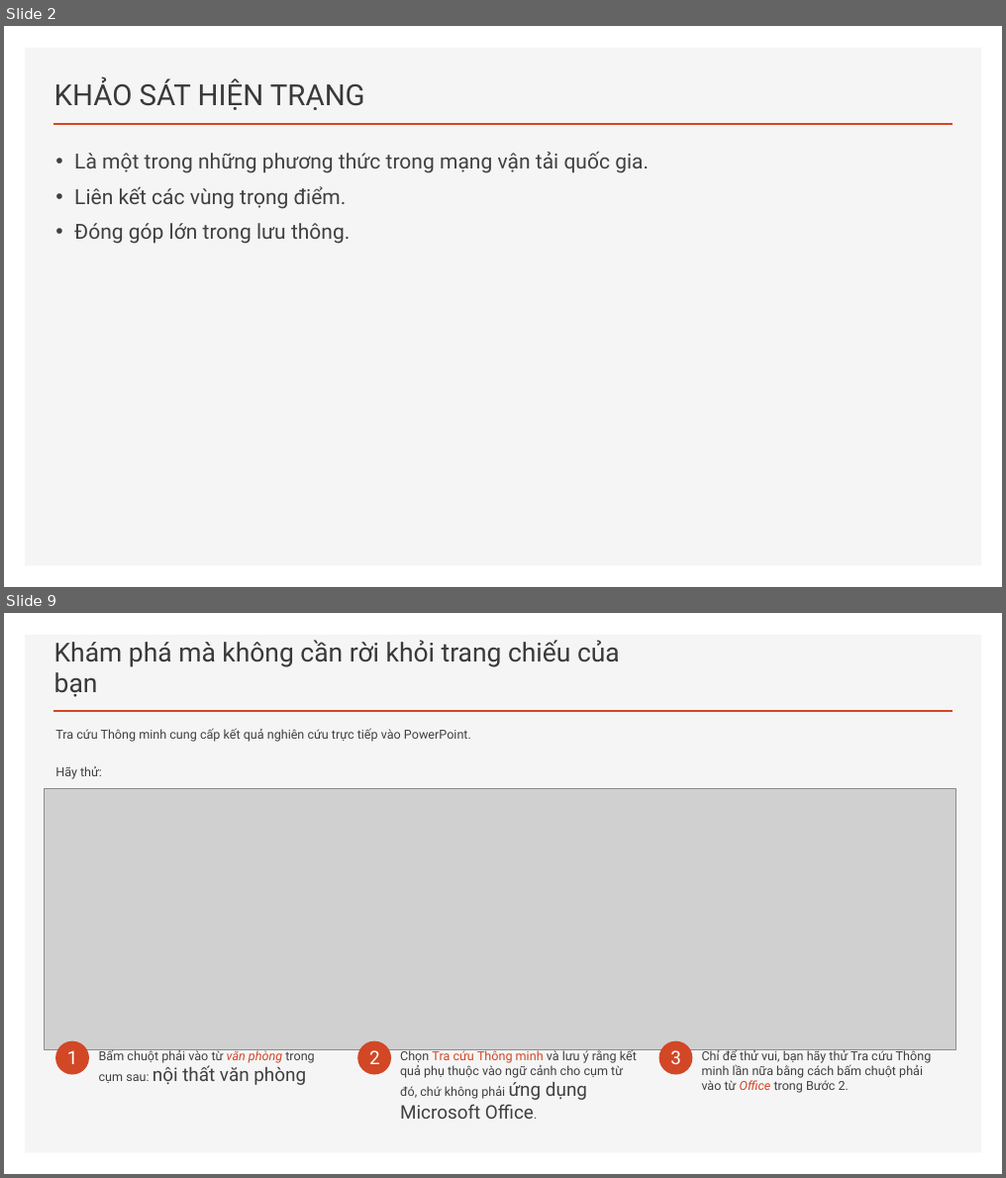
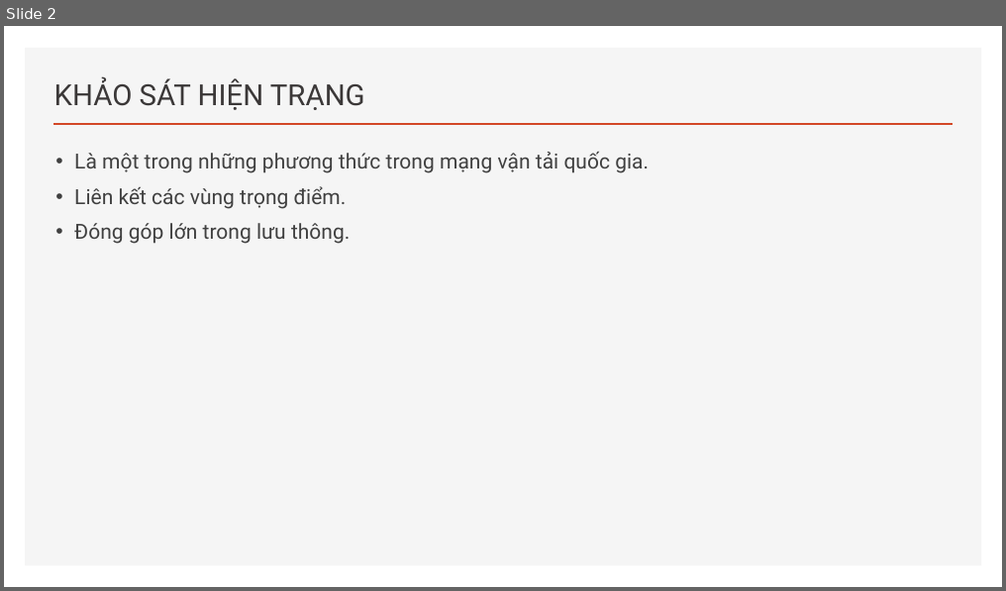
Before and after one commit to hiepatk99/CSDL_PT, a slide deck: 1-BC1-P8.pptx. Shown one above the other, each under a label of ours: slides 2 and 9 before the commit, slide 2 after it; the slides between them are not shown. The pictures are 1006x1178 and 1006x591 pixels, drawn with LibreOffice and Linux fonts; fonts in the diff are those of the drawing; grey boxes stand for pictures. Boxes give left, top, right and bottom in pixels: in the first picture for what was removed or moved away, otherwise in the second. Text is boxed around its words. In the diff, an @@ line names an element or a change of style, - is before the commit and + after.

```diff
--- a/1-BC1-P8.pptx
+++ b/1-BC1-P8.pptx
@@ slide 9 removed at [4, 613, 1002, 1174], background #FFFFFF; not listed: 2 template elements that a slide beside it also shows @@
@@ title removed at [54, 640, 620, 697] @@
-Khám phá mà không cần rời khỏi trang chiếu của bạn
@@ text removed at [55, 728, 471, 779] @@
-Tra cứu Thông minh cung cấp kết quả nghiên cứu trực tiếp vào PowerPoint.
-Hãy thử:
@@ picture removed at [45, 789, 955, 1051] @@
@@ ellipse removed at [55, 1042, 89, 1075] @@
@@ text removed at [67, 1051, 78, 1064] @@
-1
@@ text removed at [99, 1050, 314, 1085] @@
-Bấm chuột phải vào từ văn phòng trong cụm sau: nội thất văn phòng
@@ ellipse removed at [358, 1042, 392, 1075] @@
@@ text removed at [369, 1051, 380, 1064] @@
-2
@@ text removed at [400, 1050, 637, 1119] @@
-Chọn Tra cứu Thông minh và lưu ý rằng kết quả phụ thuộc vào ngữ cảnh cho cụm từ đó, chứ không phải ứng dụng Microsoft Office.
@@ ellipse removed at [659, 1042, 693, 1075] @@
@@ text removed at [670, 1051, 681, 1064] @@
-3
@@ text removed at [702, 1050, 932, 1093] @@
-Chỉ để thử vui, bạn hãy thử Tra cứu Thông minh lần nữa bằng cách bấm chuột phải vào từ Office trong Bước 2.
```
Also in this commit, not shown: 5 slides changed, 9 slides added, 2 other slides removed.
